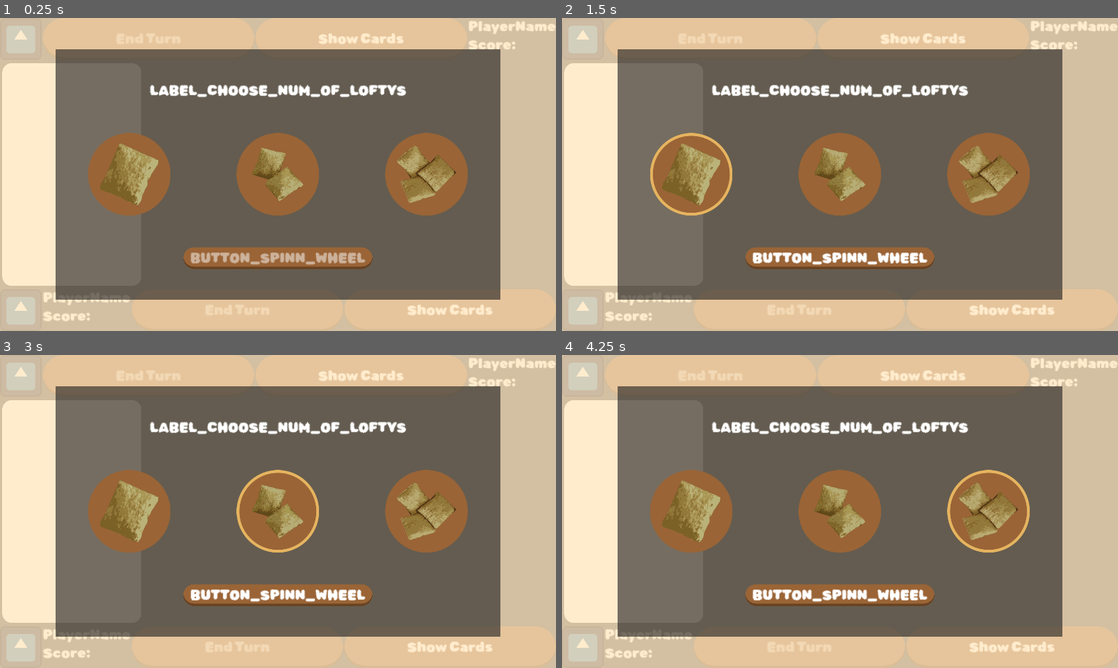
Above: before the commit, frames 1-4 (two rows, left to right).
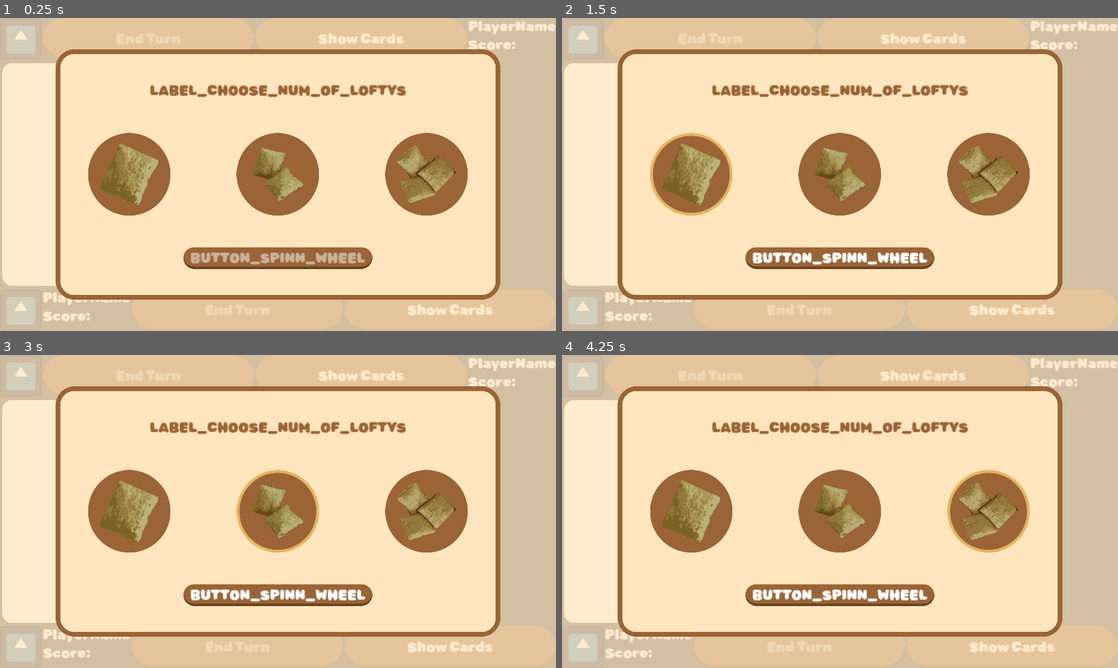
Above: after the commit, the same moments.

Repository: ElQDuck/guinea-piggies
Game: Godot game, scene res://scenes/game.tscn
Same seed, same stepped clock (60 frames per second), same inputs: the game is played once before the commit and once after it. This scene is started directly instead of the project's main scene. The engine's default icon, where the game draws it, is replaced by a stand-in: a white triangle on a blue panel in a dark square.
Inputs (mouse positions are in pixels of both pictures, inside the frame that each line leads up to):
- Up to frame 1 (0.25 s): no input
- Up to frame 2 (1.5 s): click "Show Cards" at 0.5 s; click (634, 174) at 1.25 s
- Up to frame 3 (3 s): click (127, 511) at 2 s; click (278, 511) at 2.75 s
- Up to frame 4 (4.25 s): click (990, 511) at 3.5 s

The runs differ from the first frame. In frame 1, 53% of the frame differs, in the area x 10-90%, y 10-90%; in frame 2, 53%; in frame 3, 53%; in frame 4, 53%.
Error in both runs: Invalid access to property or key 'primary' on a base object of type 'Dictionary'. (res://scripts/player.gd:44)

Commit message:
feat: add style

Diff:
--- a/scenes/game.tscn
+++ b/scenes/game.tscn
@@ -24,6 +24,18 @@
 [sub_resource type="StyleBoxFlat" id="StyleBoxFlat_bkh57"]
 bg_color = Color(1, 0.898039, 0.741176, 0.752941)
 
+[sub_resource type="StyleBoxFlat" id="StyleBoxFlat_om3bn"]
+bg_color = Color(1, 0.898039, 0.741176, 1)
+border_width_left = 16
+border_width_top = 16
+border_width_right = 16
+border_width_bottom = 16
+border_color = Color(0.603922, 0.392157, 0.211765, 1)
+corner_radius_top_left = 64
+corner_radius_top_right = 64
+corner_radius_bottom_right = 64
+corner_radius_bottom_left = 64
+
 [node name="Game" type="Node2D" node_paths=PackedStringArray("player_1", "player_2")]
 script = ExtResource("1_t3f4k")
 player_1 = NodePath("CanvasLayer/Player1")
@@ -150,6 +162,7 @@
 anchor_bottom = 0.9
 grow_horizontal = 2
 grow_vertical = 2
+theme_override_styles/panel = SubResource("StyleBoxFlat_om3bn")
 
 [node name="VBoxContainer" type="VBoxContainer" parent="DiceSelectionUi/Panel2"]
 layout_mode = 1
@@ -163,6 +176,7 @@
 custom_minimum_size = Vector2(100, 100)
 layout_mode = 2
 size_flags_vertical = 3
+theme_override_colors/font_color = Color(0.603922, 0.392157, 0.211765, 1)
 text = "LABEL_CHOOSE_NUM_OF_LOFTYS"
 horizontal_alignment = 1
 vertical_alignment = 1
Not shown: 1 places in scenes/game.tscn that only renumber resources
